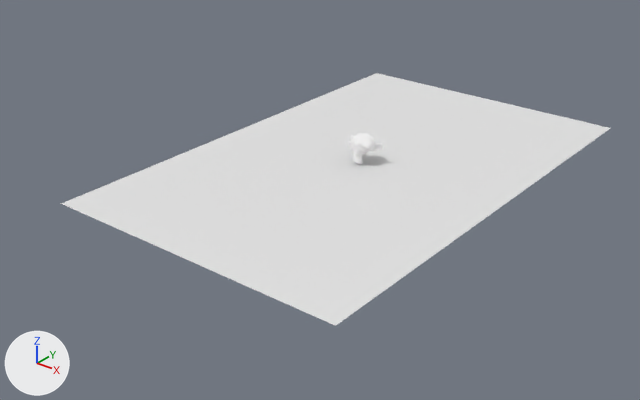
A saved change to the glTF model monkey-blue.glb.
Rendered twice from a 50 mm lens placed at (33.2, -46.2, 24.6), pointed at (-1.3, -3.1, -2.1). Lighting does not change. The marker at lower left points along +X, +Y and +Z. Where no turn or scale is listed for an object, it has been applied to the vertices.

Names of what the first picture shows: 'Plane', 'Suzanne'.
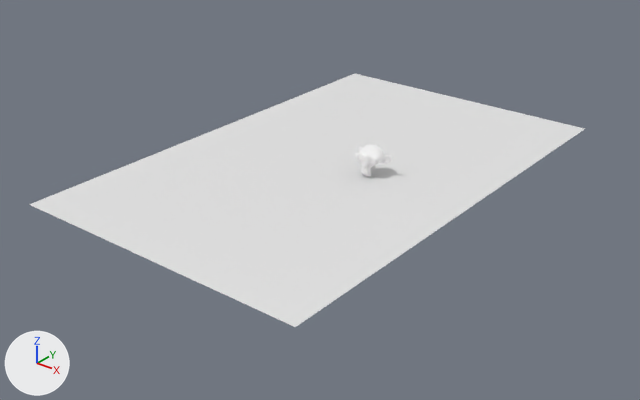
Pixel boxes [x1, y1, x2, y2] of what changed, in the pictures (640 x 400 px):
'Plane', moved
    before: [61, 73, 610, 326]
    after: [29, 74, 585, 327]
'Suzanne', moved
    before: [348, 133, 383, 164]
    after: [355, 144, 392, 176]

The edits, one by one:
Object 'Suzanne' (ob_suzanne) moves from (0.0, 0.0, 1.09) to (1.67, -1.33, 1.09).
Object 'Plane' (ob_plane) moves from (0.0, 0.0, 0.0) to (-1.46, -1.33, 0.0).
